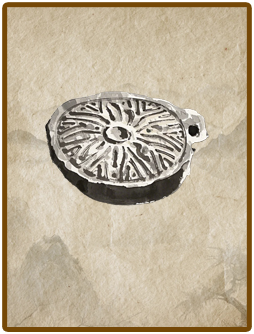
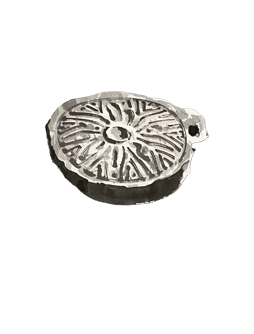
Layers edited between the first and the second (254, 334) image:
hid "图层 1" over 7, 7, 247, 327
